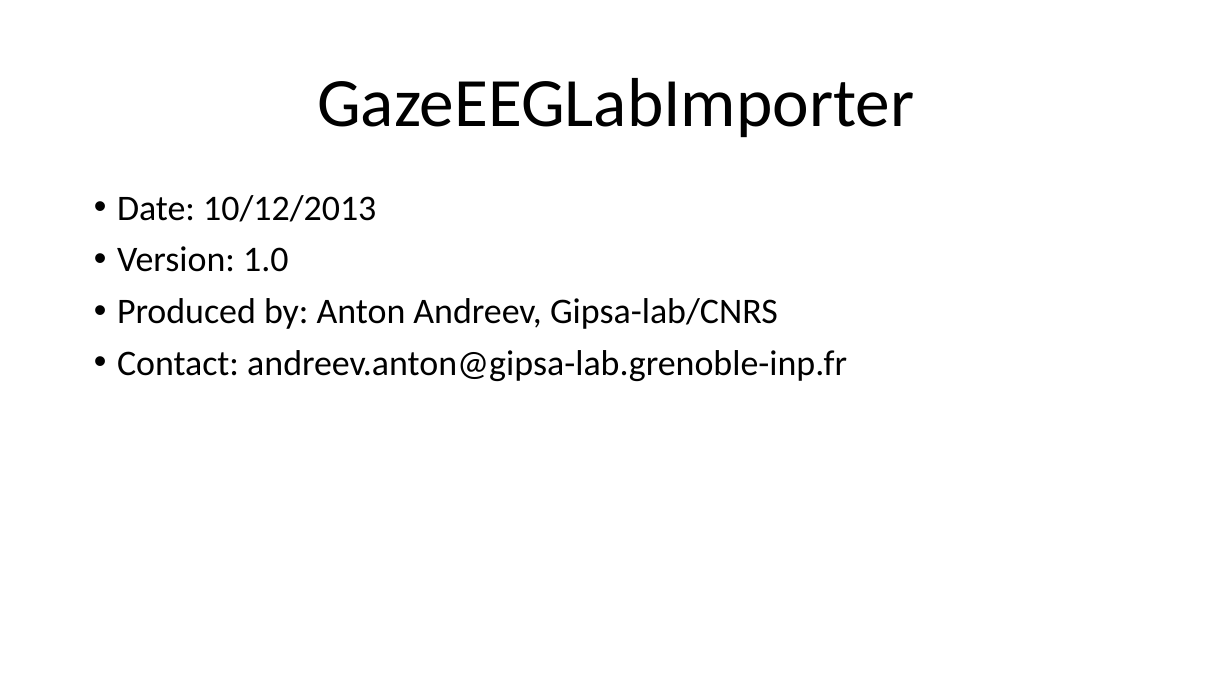
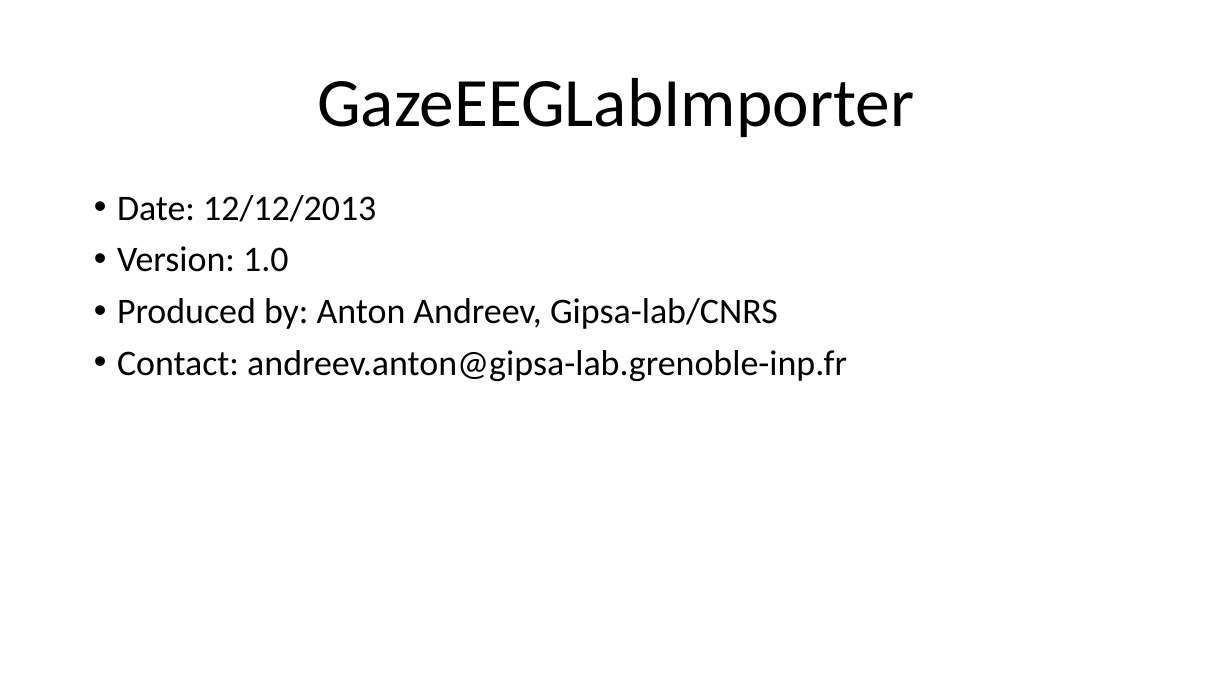
Before and after one commit to sssandyad/adastra, a slide deck: slide 1 of src_matlab/GazeEegLabImporter/docs/GazeEegLabImporter.pptx. Drawn at 1232x693 pixels with LibreOffice and Linux fonts; fonts in the diff are those of the drawing. Boxes give left, top, right and bottom in pixels: in the first picture for what was removed or moved away, otherwise in the second. Text is boxed around its words. In the diff, an @@ line names an element or a change of style, - is before the commit and + after.

```diff
--- a/src_matlab/GazeEegLabImporter/docs/GazeEegLabImporter.pptx
+++ b/src_matlab/GazeEegLabImporter/docs/GazeEegLabImporter.pptx
@@ text at (x1=117, y1=195, x2=376, y2=222): text changed @@
-• Date: 10/12/2013
+• Date: 12/12/2013
```
Also in this commit, not shown: 3 other slides changed, 1 other file.
